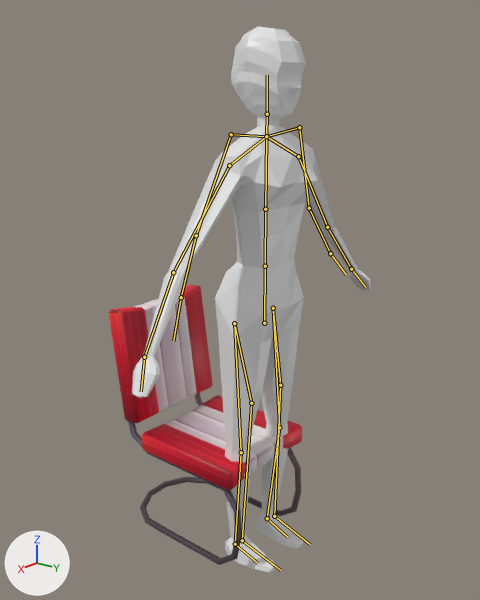
The Blender file Assets/Models/blend/charakter.blend: old version first, new version second.
The view is the same before and after, from a 50 mm camera at (1.786, 1.343, 1.714) aimed at (-0.067, -0.167, 0.969). Every picture has the same lights, and +X, +Y and +Z are marked at lower left. The bones that bend it are drawn over the model as lines.

In view in the first picture: 'Cylinder', 'charaket_mesh'.
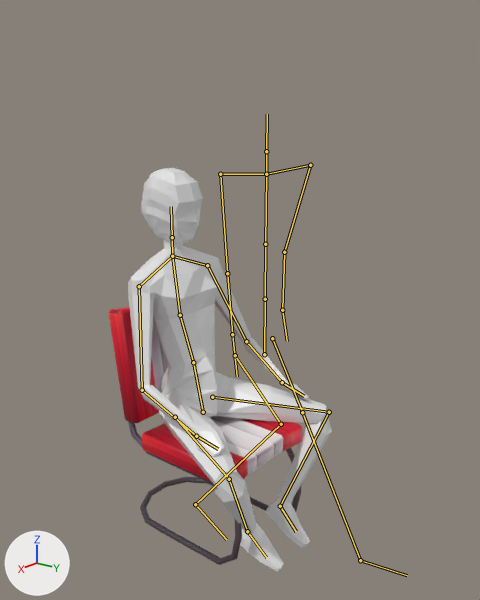
Commit message: i made a sitting animation

The newer file adds an action. The first version stands in its rest pose; the second is drawn at frame 17 of the action 'sitting down'.

Changed parts and their boxes [x1, y1, x2, y2] in the pictures (480 x 600 px):
```json
{"object": "charaket_mesh", "change": "posed", "before": [132, 27, 371, 573], "after": [128, 167, 332, 572], "on screen": "15% narrower, 26% shorter"}
{"bone": "ROOT", "before": "(264, 323) to (265, 266)", "after": "(203, 412) to (193, 362)"}
{"bone": "lower_spine", "before": "(265, 266) to (265, 209)", "after": "(193, 362) to (180, 315)"}
{"bone": "upper_spine", "before": "(265, 209) to (266, 136)", "after": "(180, 315) to (172, 256)"}
{"bone": "neck", "before": "(266, 136) to (267, 114)", "after": "(172, 256) to (172, 237)"}
{"bone": "upper_arm.l", "before": "(298, 156) to (327, 227)", "after": "(207, 265) to (246, 341)"}
{"bone": "lower_arm.l", "before": "(327, 227) to (351, 269)", "after": "(246, 341) to (282, 382)"}
{"bone": "hand.l", "before": "(351, 269) to (365, 287)", "after": "(282, 382) to (304, 396)"}
{"bone": "upper_arm.r", "before": "(229, 165) to (173, 272)", "after": "(139, 286) to (142, 390)"}
{"bone": "lower_arm.r", "before": "(173, 272) to (144, 357)", "after": "(142, 390) to (196, 436)"}
{"bone": "hand.r", "before": "(144, 357) to (141, 391)", "after": "(196, 436) to (218, 449)"}
```

Edits to the scene script, one JSON object a line:
```json
{"block": "bone_root", "where": "bone_root = bpy.data.objects['lame_one'].pose.bones['ROOT']"}
{"op": "set", "path": "bone_root.location", "old": "(0.0, 0.0, 0.0)", "new": "(-0.001, -0.446, -0.301)"}
{"op": "set", "path": "bone_root.rotation_quaternion", "old": "(1.0, 0.0, 0.0, 0.0)", "new": "(0.994, -0.105, 0.0, 0.006)", "note": "degrees (0, 0, 0) -> degrees (-12, 0, 1)"}
{"block": "bone_lower_spine", "where": "bone_lower_spine = bpy.data.objects['lame_one'].pose.bones['lower_spine']  # child of 'ROOT'"}
{"op": "set", "path": "bone_lower_spine.rotation_quaternion", "old": "(1.0, 0.0, 0.0, 0.0)", "new": "(0.998, -0.067, 0.0, 0.0)", "note": "degrees (0, 0, 0) -> degrees (-8, 0, 0)"}
{"block": "bone_upper_spine", "where": "bone_upper_spine = bpy.data.objects['lame_one'].pose.bones['upper_spine']  # child of 'lower_spine'"}
{"op": "set", "path": "bone_upper_spine.rotation_quaternion", "old": "(1.0, 0.0, 0.0, 0.0)", "new": "(0.994, 0.112, 0.0, 0.0)", "note": "degrees (0, 0, 0) -> degrees (13, 0, 0)"}
{"block": "bone_neck", "where": "bone_neck = bpy.data.objects['lame_one'].pose.bones['neck']  # child of 'upper_spine'"}
{"op": "set", "path": "bone_neck.rotation_quaternion", "old": "(1.0, 0.0, 0.0, 0.0)", "new": "(0.998, 0.069, -0.001, 0.0)", "note": "degrees (0, 0, 0) -> degrees (8, 0, 0)"}
{"block": "bone_upper_arm_l", "where": "bone_upper_arm_l = bpy.data.objects['lame_one'].pose.bones['upper_arm.l']  # child of 'shoulder.l'"}
{"op": "set", "path": "bone_upper_arm_l.rotation_quaternion", "old": "(1.0, 0.0, 0.0, 0.0)", "new": "(0.978, 0.098, -0.036, -0.182)", "note": "degrees (0, 0, 0) -> degrees (12, -2, -21)"}
{"block": "bone_lower_arm_l", "where": "bone_lower_arm_l = bpy.data.objects['lame_one'].pose.bones['lower_arm.l']  # child of 'upper_arm.l'"}
{"op": "set", "path": "bone_lower_arm_l.rotation_quaternion", "old": "(1.0, 0.0, 0.0, 0.0)", "new": "(0.916, 0.33, -0.032, -0.224)", "note": "degrees (0, 0, 0) -> degrees (38, 5, -26)"}
{"block": "bone_hand_l", "where": "bone_hand_l = bpy.data.objects['lame_one'].pose.bones['hand.l']  # child of 'lower_arm.l'"}
{"op": "set", "path": "bone_hand_l.location", "old": "(0.0, 0.0, 0.0)", "new": "(0.0, 0.0, -0.001)"}
{"op": "set", "path": "bone_hand_l.rotation_quaternion", "old": "(1.0, 0.0, 0.0, 0.0)", "new": "(0.918, -0.043, 0.382, 0.096)", "note": "degrees (0, 0, 0) -> degrees (0, 45, 12)"}
{"block": "bone_upper_arm_r", "where": "bone_upper_arm_r = bpy.data.objects['lame_one'].pose.bones['upper_arm.r']  # child of 'shoulder.r'"}
{"op": "set", "path": "bone_upper_arm_r.rotation_quaternion", "old": "(1.0, 0.0, 0.0, 0.0)", "new": "(0.975, -0.075, 0.031, -0.207)", "note": "degrees (0, 0, 0) -> degrees (-9, 2, -24)"}
{"block": "bone_lower_arm_r", "where": "bone_lower_arm_r = bpy.data.objects['lame_one'].pose.bones['lower_arm.r']  # child of 'upper_arm.r'"}
{"op": "set", "path": "bone_lower_arm_r.location", "old": "(0.0, 0.0, 0.0)", "new": "(0.0, 0.0, 0.001)"}
{"op": "set", "path": "bone_lower_arm_r.rotation_quaternion", "old": "(1.0, 0.0, 0.0, 0.0)", "new": "(0.931, -0.351, 0.03, -0.092)", "note": "degrees (0, 0, 0) -> degrees (-41, -1, -11)"}
{"block": "bone_hand_r", "where": "bone_hand_r = bpy.data.objects['lame_one'].pose.bones['hand.r']  # child of 'lower_arm.r'"}
{"op": "set", "path": "bone_hand_r.rotation_quaternion", "old": "(1.0, 0.0, 0.0, 0.0)", "new": "(0.889, 0.016, -0.452, 0.076)", "note": "degrees (0, 0, 0) -> degrees (-4, -54, 12)"}
{"block": "bone_ik_leg_pull_l", "where": "bone_ik_leg_pull_l = bpy.data.objects['lame_one'].pose.bones['IK_leg_pull.l']"}
{"op": "set", "path": "bone_ik_leg_pull_l.location", "old": "(0.0, 0.0, 0.0)", "new": "(-0.124, 0.193, 0.037)"}
{"block": "bone_iktarget_l", "where": "bone_iktarget_l = bpy.data.objects['lame_one'].pose.bones['IKTarget.l']"}
{"op": "set", "path": "bone_iktarget_l.location", "old": "(0.0, 0.0, 0.0)", "new": "(0.0, -0.063, 0.086)"}
{"op": "set", "path": "bone_iktarget_l.rotation_quaternion", "old": "(1.0, 0.0, 0.0, 0.0)", "new": "(0.98, 0.198, 0.0, 0.0)", "note": "degrees (0, 0, 0) -> degrees (23, 0, 0)"}
{"block": "bone_ik_leg_pull_r", "where": "bone_ik_leg_pull_r = bpy.data.objects['lame_one'].pose.bones['IK_leg_pull.r']"}
{"op": "set", "path": "bone_ik_leg_pull_r.location", "old": "(0.0, 0.0, 0.0)", "new": "(0.102, 0.193, 0.035)"}
{"block": "bone_iktarget_r", "where": "bone_iktarget_r = bpy.data.objects['lame_one'].pose.bones['IKTarget.r']"}
{"op": "set", "path": "bone_iktarget_r.location", "old": "(0.0, 0.0, 0.0)", "new": "(-0.086, -0.063, -0.002)"}
{"op": "set", "path": "bone_iktarget_r.rotation_quaternion", "old": "(1.0, 0.0, 0.0, 0.0)", "new": "(0.98, -0.005, 0.0, 0.198)", "note": "degrees (0, 0, 0) -> degrees (-1, 0, 23)"}
```
